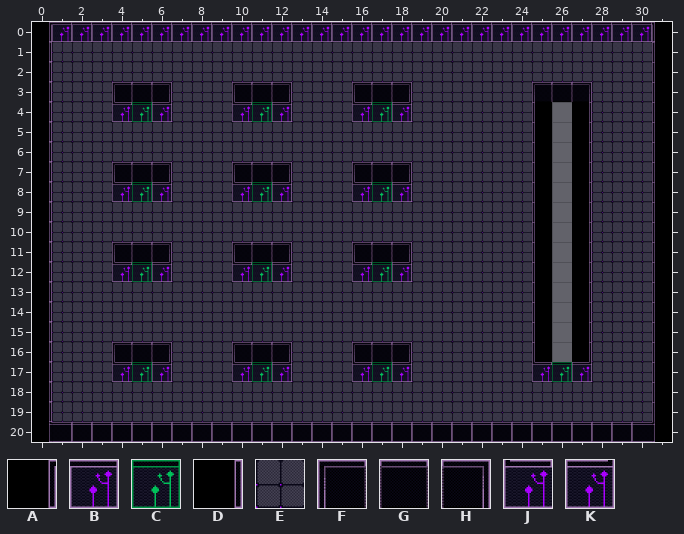
Two versions of a level (Tiled map, resources/levels/9.tmx). The picture above is the old version.
Cells are 64x64 px. Shown: x 0..31, y 0..20.
Key: from "tile-violet": A 0, B 1, C 2, D 4, E 6, F 16, G 17, H 18, J 20, K 22.
_ is an empty cell, # one hidden under a higher layer.
Layer "Capa de Patrones 1" before, first column x 0:
0 ___________
1 _EEEEEEEEEE
2 _EEEEEEEEEE
3 _EEE___EEE_
4 _EEE___EEE_
5 _EEEEEEEEEE
6 _EEEEEEEEEE
7 _EEE___EEE_
8 _EEE___EEE_
Layer "Capa de patrones 3" before, first column x 0:
0 ABBBBBBBBBB
1 D__________
2 D__________
3 D___FGH___F
4 D___J#K___J
5 D__________
6 D__________
7 D___FGH___F
8 D___J#K___J
New version:
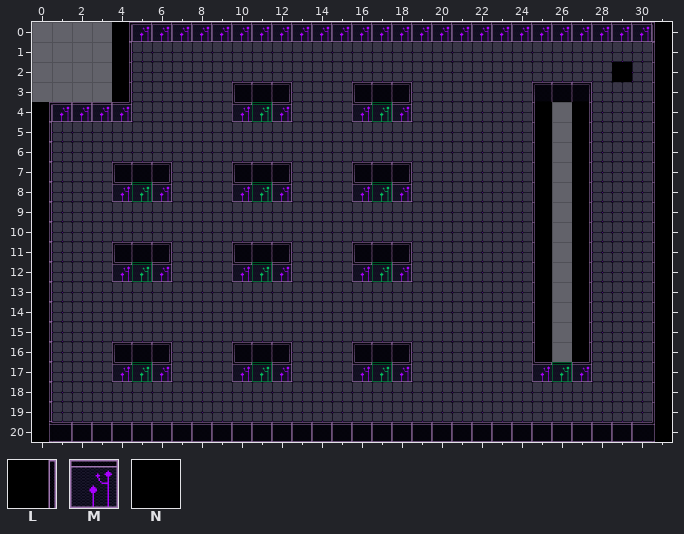
Further tiles: from "tile-violet": L 8, M 21, N 27.
Tiles of an added or newly shown layer are drawn over the layers below it.
The edit:
Layer "Capa de Patrones 1":
The author put tile E in rows 3 to 4 at x 5 to 6.
Tile E is removed in rows 1 to 2 at x 1 to 4; in row 3 at x 1 to 3.
Layer "Capa de patrones 3":
Tile B becomes tile A in row 0 at x 4.
The author put tile B in row 4 at x 1.
Tile J becomes tile K in row 4 at x 4.
Tile F becomes tile L in row 3 at x 4.
The author put tile L in rows 1 to 2 at x 4.
The author put tile M in row 4 at x 2 to 3.
The tile that lay hidden is removed in row 4 at x 5.
Tile A is removed in row 0 at x 0.
Tile B is removed in row 0 at x 1 to 3.
Tile D is removed in rows 1 to 3 at x 0.
Tile G is removed in row 3 at x 5.
Tile H is removed in row 3 at x 6.
Tile K is removed in row 4 at x 6.
Layer "Capa de patrones 2":
Tile C is removed in row 4 at x 5.
Layer "Capa de patrones 4" (added):
The author put tile N in row 2 at x 29.
